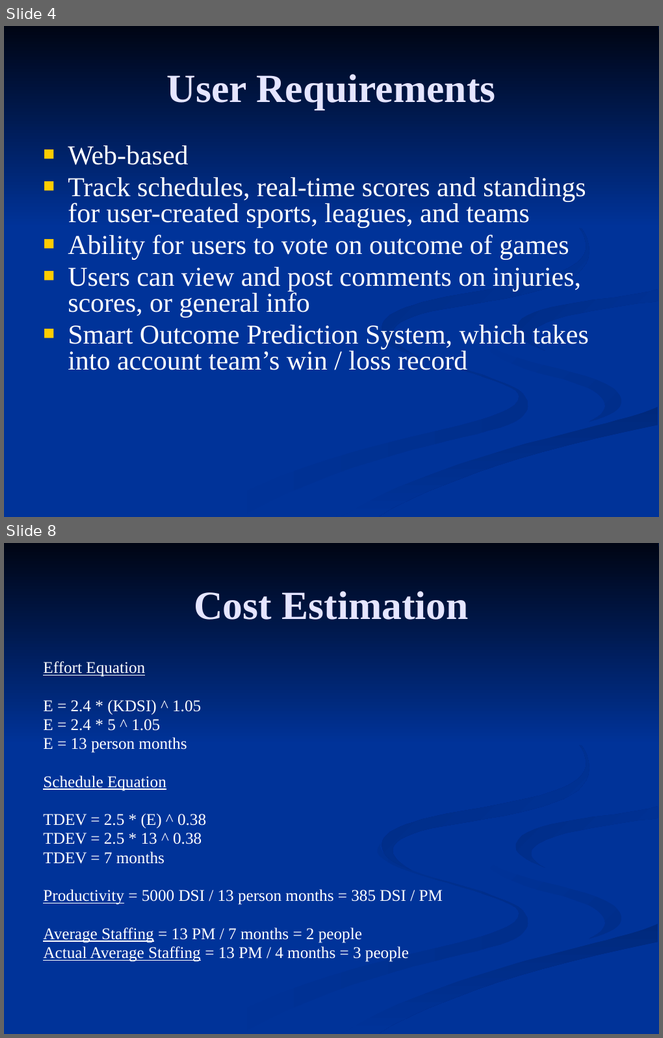
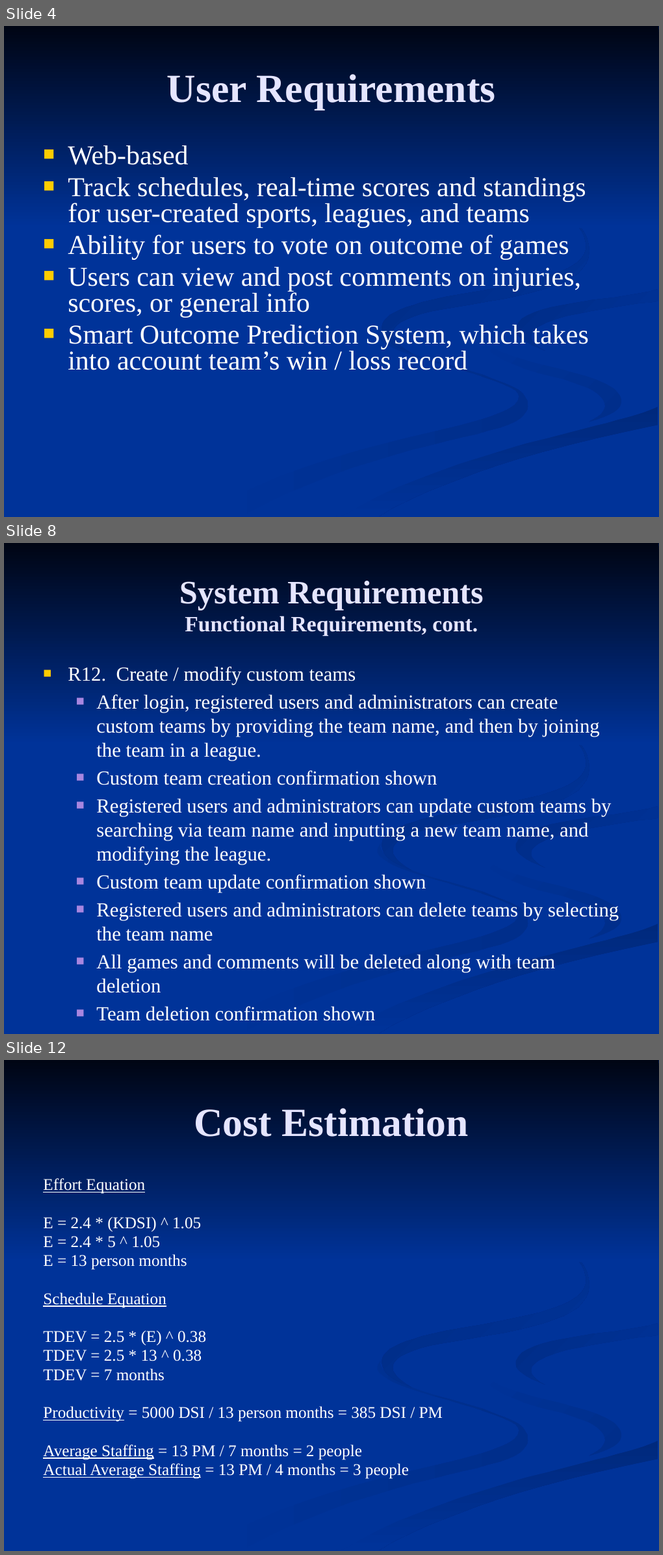
Before and after one commit to c0bra99/sports-score-tracker, a slide deck: Documents/Presentation 1.pptx. Shown one above the other, each under a label of ours: slides 4 and 8 before the commit, slides 4, 8 and 12 after it; the slides between them are not shown. The pictures are 663x1038 and 663x1555 pixels, drawn with LibreOffice and Linux fonts; fonts in the diff are those of the drawing. Boxes give left, top, right and bottom in pixels: in the first picture for what was removed or moved away, otherwise in the second. Text is boxed around its words. In the diff, an @@ line names an element or a change of style, - is before the commit and + after.

```diff
--- a/Documents/Presentation 1.pptx
+++ b/Documents/Presentation 1.pptx
@@ slide 8 added at bbox=[4, 543, 659, 1034], background #003399; not listed: 7 template elements that a slide beside it also shows @@
@@ title added at bbox=[180, 581, 483, 636], 24 pt, text #E5E5FF, bold @@
+System Requirements
+Functional Requirements, cont.
@@ text added at bbox=[68, 667, 619, 973], 22 pt, text #FFFFFF @@
+■ R12. Create / modify custom teams
+  ■ After login, registered users and administrators can create custom teams by providing the team name, and then by joining the team in a league.
+  ■ Custom team creation confirmation shown
+  ■ Registered users and administrators can update custom teams by searching via team name and inputting a new team name, and modifying the league.
+  ■ Custom team update confirmation shown
+  ■ Registered users and administrators can delete teams by selecting the team name
+  ■ All games and comments will be deleted along with team deletion
+  ■ Team deletion confirmation shown
@@ what was slide 8 is now slide 12 @@
```
Also in this commit, not shown: 3 slides changed, 3 other slides added.
